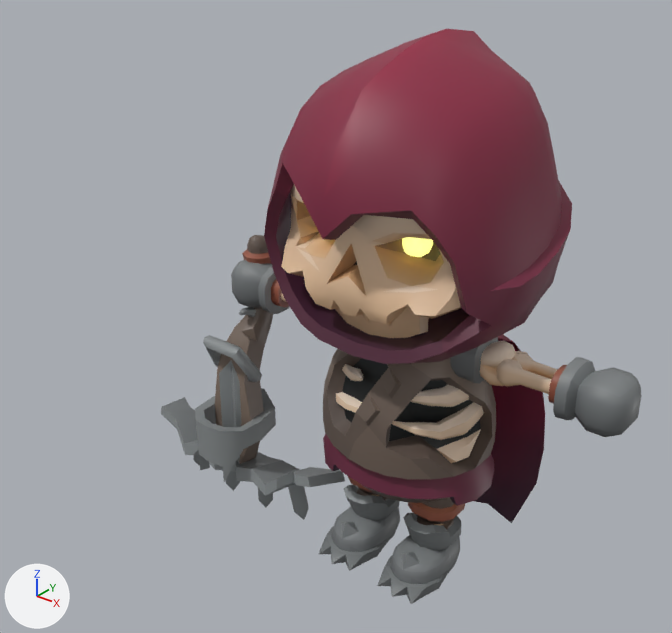
A saved change to the glTF model public/armies/undead-q.glb.
The view is the same before and after, from a 50 mm lens placed at (1.92, -2.89, 2.86), pointed at (-0.26, -0.18, 1.17). Arrows for +X, +Y and +Z are at lower left; the lights stay in place. The first picture is the older version. Where no turn or scale is listed for an object, it has been applied to the vertices.

Objects in the first picture: 'Skeleton_Crossbow', 'Skeleton_Rogue_ArmLeft', 'Skeleton_Rogue_ArmRight', 'Skeleton_Rogue_Body', 'Skeleton_Rogue_Cape', 'Skeleton_Rogue_Eyes', 'Skeleton_Rogue_Head', 'Skeleton_Rogue_Hood', 'Skeleton_Rogue_Jaw', 'Skeleton_Rogue_LegLeft', 'Skeleton_Rogue_LegRight'.
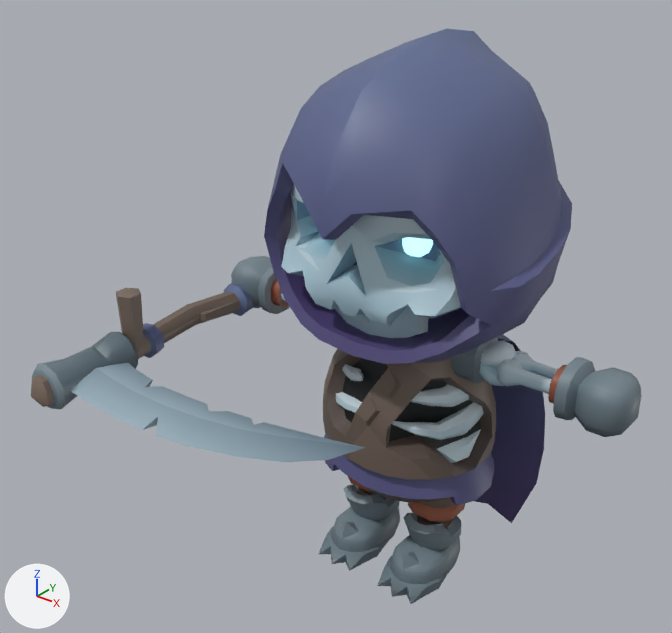
Where the change shows, as pixel boxes [x1, y1, x2, y2] in the pictures (672 x 633 px):
'Skeleton_Rogue_Hood', surface changed (brown to blue)
    both: [264, 29, 572, 364]
'Skeleton_Rogue_Body', surface changed
    both: [324, 349, 496, 506]
'Skeleton_Scythe', added (blue)
    after: [31, 283, 365, 462]
'Skeleton_Crossbow', deleted
    before: [161, 235, 345, 520]
'Skeleton_Rogue_Head', surface changed
    both: [281, 185, 461, 324]
'Skeleton_Rogue_ArmLeft', surface changed
    both: [451, 337, 559, 396]
'Skeleton_Rogue_Cape', surface changed
    both: [475, 334, 545, 523]
'Skeleton_Rogue_Jaw', surface changed
    both: [335, 305, 429, 338]
'Skeleton_Rogue_Eyes', recoloured
    both: [402, 237, 433, 257]

The change, as a list of edits to the scene's bpy script:
```text
Add img_skeleton_texture_a:
    img_skeleton_texture_a = load_image('skeleton_texture_A', '_unpacked/skeleton_texture_A', 1024, 1024, 'sRGB')
Change mat_skeleton:
    mat_skeleton.texture: img_skeleton_texture -> img_skeleton_texture_a
Change mat_glow:
    mat_glow.emission_color: (1.0, 1.0, 0.186) -> (0.473, 1.0, 1.0)  # yellow #ffff77 -> cyan #b7ffff
Add me_cylinder_562:
    me_cylinder_562.from_pydata(...)  # 255 vertices, 492 faces; spans x -0.14..1.2, y -1.24..0.85, z -0.09..0.26
    me_cylinder_562.materials.append(mat_skeleton_001)  # picture img_skeleton_texture_a
Remove ob_skeleton_crossbow:
    ob_skeleton_crossbow = bpy.data.objects.new('Skeleton_Crossbow', me_cube_001)
    ob_skeleton_crossbow.location = (-0.883, -0.033, 1.049)
Add ob_skeleton_scythe:
    ob_skeleton_scythe = bpy.data.objects.new('Skeleton_Scythe', me_cylinder_562)
    ob_skeleton_scythe.location = (-0.883, 0.0, 1.049)
```
